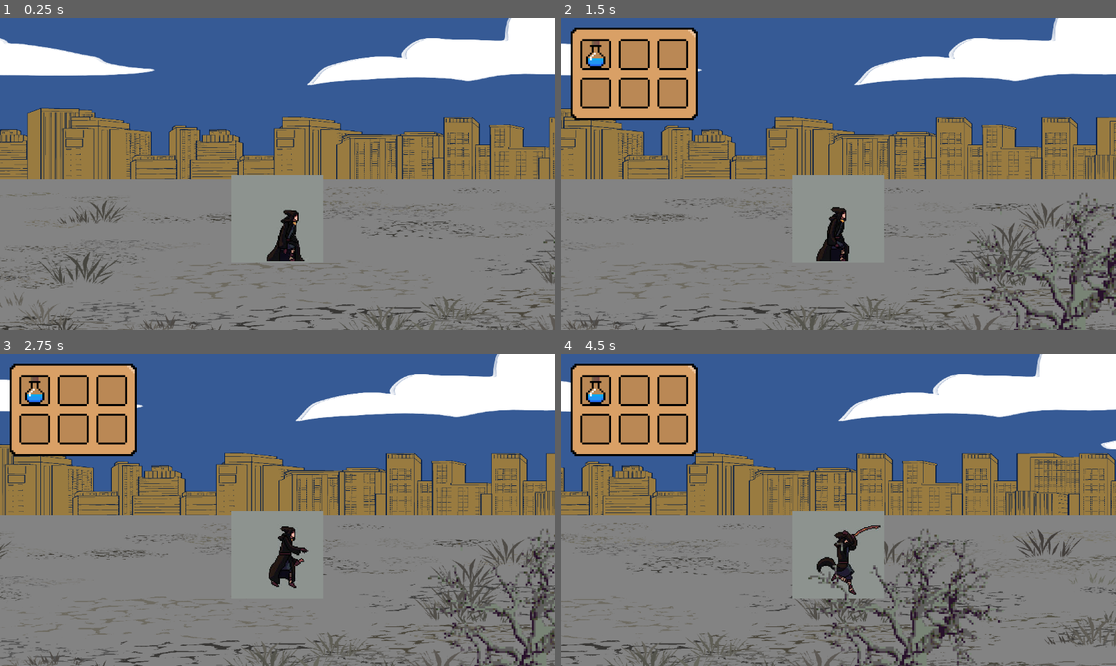
Above: before the commit, frames 1-4 (two rows, left to right).
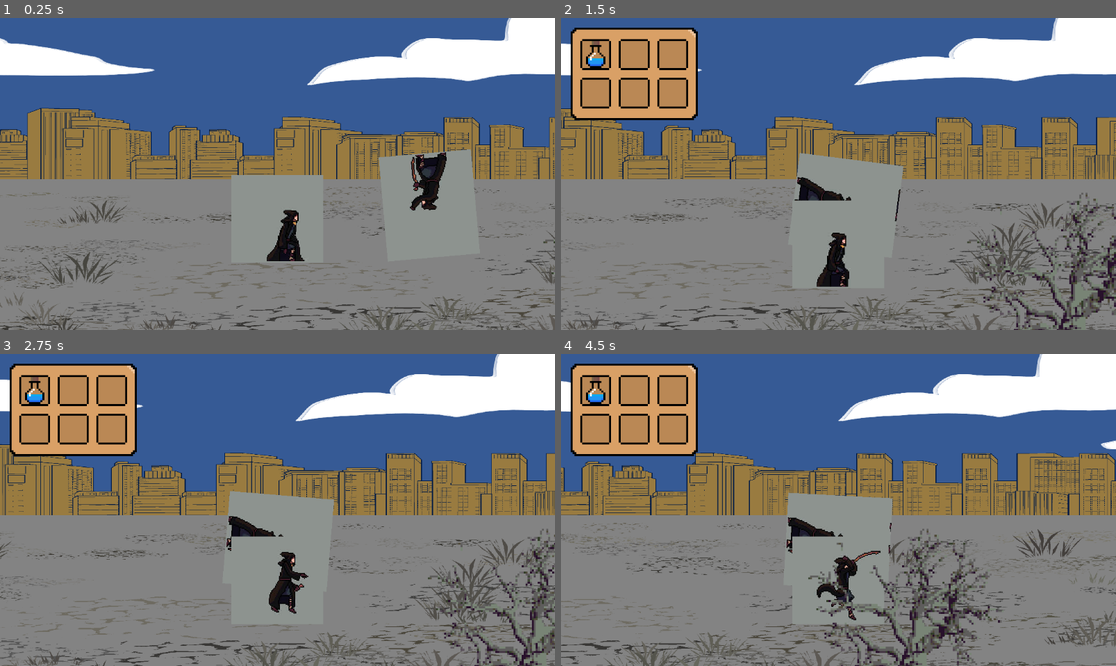
Above: after the commit, the same moments.

Repository: her-undead/medieval-zombies
Game: Godot game, scene res://scenes/locations/forest.tscn
The game is run twice, just before and just after one commit, with the same random seed, the same clock (stepped at 60 frames per second) and the same inputs. This scene is started directly instead of the project's main scene.
Inputs:
- Up to frame 1 (0.25 s): no input
- Up to frame 2 (1.5 s): tap Enter (ui_accept) at 0.5, 0.77 s; hold X (chat) 0.53-1.28 s; hold Right (ui_right) from 0.53 s (still down); tap Space (space) at 1.35 s
- Up to frame 3 (2.75 s): tap Enter (ui_accept) at 1.52 s; release Right (ui_right) at 2.03 s; hold Left (ui_left) from 2.03 s (still down); hold X (chat) from 2.03 s (still down)
- Up to frame 4 (4.5 s): release Left (ui_left) at 2.78 s; release X (chat) at 2.78 s; hold Right (ui_right) 2.78-4.28 s; tap Space (space) at 2.85, 4.35 s; tap Enter (ui_accept) at 3.02, 3.77 s; hold X (chat) 3.53-4.28 s; hold Left (ui_left) from 4.28 s (still down)

The runs differ from the first frame. In frame 1, 2.2% of the frame differs, in the area x 68-87%, y 42-71%; in frame 2, 2.4%; in frame 3, 2.5%; in frame 4, 2.9%, in the area x 3-100%, y 33-100%.

Commit message:
added zombie first pass
https://www.youtube.com/watch?v=tjFQlMk4rS8

made a new zombie node that will follow the player around

todo:
- add check for if the player is visible to the zombie and make sure they're on diferent physics layers to trigger the death scene
- add overlay ui for research book
- attach pages at random locations

Diff:
--- /dev/null
+++ b/scenes/characters/zombie/zombie.gd
@@ -0,0 +1,16 @@
+extends CharacterBody2D
+
+@onready var target = %Player
+
+const SPEED = 150.0
+
+func _physics_process(delta: float) -> void:
+	## Add the gravity.
+
+
+	# Get the input direction and handle the movement/deceleration.
+	# As good practice, you should replace UI actions with custom gameplay actions.
+	var direction = (target.position-position).normalized()
+	velocity = direction * SPEED
+	look_at(target.position)
+	move_and_slide()
--- /dev/null
+++ b/scenes/characters/zombie/zombie.tscn
@@ -0,0 +1,56 @@
+[gd_scene load_steps=9 format=3 uid="uid://d08ucntvj4von"]
+
+[ext_resource type="Script" uid="uid://cn87ncdvj1n4h" path="res://scenes/characters/zombie/zombie.gd" id="1_5jdp2"]
+[ext_resource type="Texture2D" uid="uid://bbeg7vg1q0bto" path="res://assets/sprites/wizard_sprite.jpg" id="1_65pln"]
+
+[sub_resource type="AtlasTexture" id="AtlasTexture_5jdp2"]
+atlas = ExtResource("1_65pln")
+region = Rect2(238, 653, 192, 217)
+
+[sub_resource type="AtlasTexture" id="AtlasTexture_hu0q8"]
+atlas = ExtResource("1_65pln")
+region = Rect2(430, 653, 192, 217)
+
+[sub_resource type="AtlasTexture" id="AtlasTexture_nvxh3"]
+atlas = ExtResource("1_65pln")
+region = Rect2(622, 653, 192, 217)
+
+[sub_resource type="AtlasTexture" id="AtlasTexture_076y6"]
+atlas = ExtResource("1_65pln")
+region = Rect2(814, 653, 192, 217)
+
+[sub_resource type="SpriteFrames" id="SpriteFrames_vqjth"]
+animations = [{
+"frames": [{
+"duration": 1.0,
+"texture": SubResource("AtlasTexture_5jdp2")
+}, {
+"duration": 1.0,
+"texture": SubResource("AtlasTexture_hu0q8")
+}, {
+"duration": 1.0,
+"texture": SubResource("AtlasTexture_nvxh3")
+}, {
+"duration": 1.0,
+"texture": SubResource("AtlasTexture_076y6")
+}],
+"loop": true,
+"name": &"default",
+"speed": 5.0
+}]
+
+[sub_resource type="RectangleShape2D" id="RectangleShape2D_ilqf0"]
+size = Vector2(178, 119)
+
+[node name="Zombie" type="CharacterBody2D"]
+script = ExtResource("1_5jdp2")
+
+[node name="AnimatedSprite2D" type="AnimatedSprite2D" parent="."]
+sprite_frames = SubResource("SpriteFrames_vqjth")
+autoplay = "default"
+frame = 2
+frame_progress = 0.0667236
+
+[node name="CollisionShape2D" type="CollisionShape2D" parent="."]
+position = Vector2(-6, 49.5)
+shape = SubResource("RectangleShape2D_ilqf0")
--- a/scenes/locations/forest.tscn
+++ b/scenes/locations/forest.tscn
@@ -12,6 +12,7 @@
 [ext_resource type="Texture2D" uid="uid://bul43x6n5ioyx" path="res://assets/sprites/trees/pxTree2.png" id="9_08wlv"]
 [ext_resource type="Texture2D" uid="uid://do5ymjqwhlyix" path="res://assets/sprites/trees/pxTree3.png" id="10_0ethf"]
 [ext_resource type="PackedScene" uid="uid://ojc1ai51e1rf" path="res://helper_scripts/scene_trigger.tscn" id="11_xracb"]
+[ext_resource type="PackedScene" uid="uid://d08ucntvj4von" path="res://scenes/characters/zombie/zombie.tscn" id="13_cd713"]
 
 [sub_resource type="WorldBoundaryShape2D" id="WorldBoundaryShape2D_r58t8"]
 distance = -94.0
@@ -109,3 +110,6 @@
 [node name="EntranceMarkers" type="Node2D" parent="."]
 
 [node name="any" type="Marker2D" parent="EntranceMarkers"]
+
+[node name="Zombie" parent="." instance=ExtResource("13_cd713")]
+position = Vector2(350, -41)
Not shown, added: scenes/characters/zombie/zombie.gd.uid
Not shown: 1 places in scenes/locations/forest.tscn that only renumber resources
